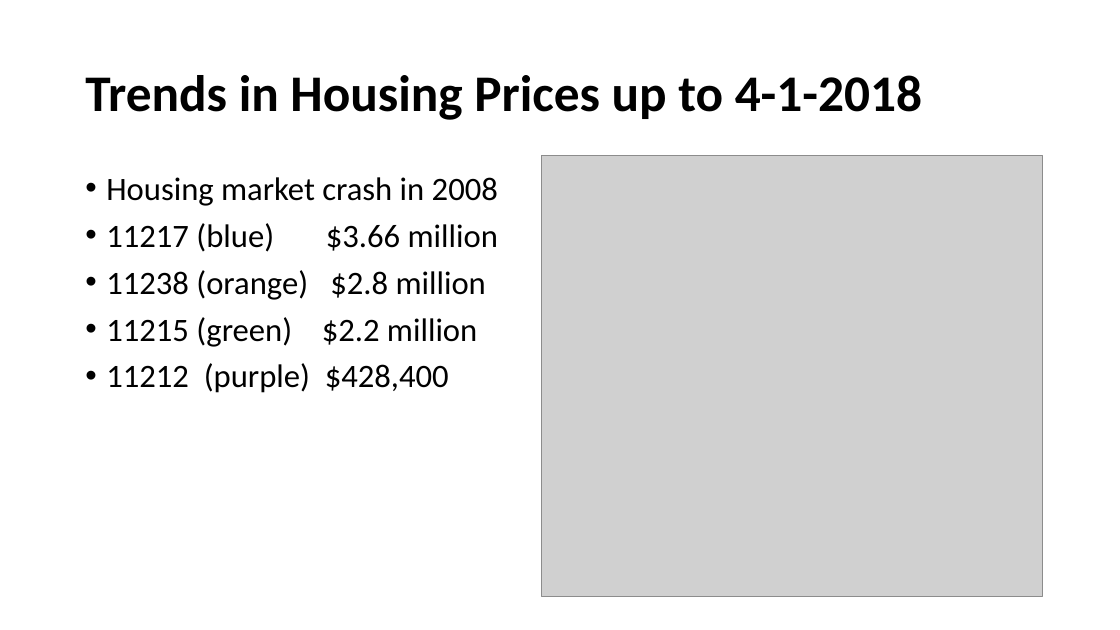
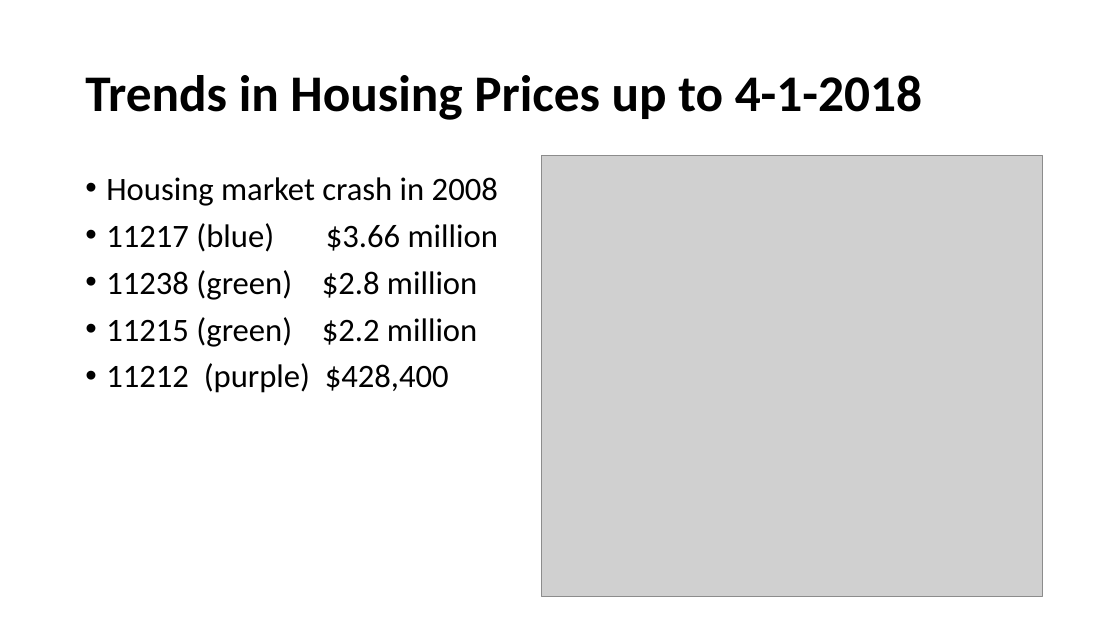
Before and after one commit to davidrtorres/Model-4-Brooklyn-Real-Estate-Investment, a slide deck: slide 4 of zillow_ts.pptx. Drawn at 1120x630 pixels with LibreOffice and Linux fonts; fonts in the diff are those of the drawing; grey boxes stand for pictures. Boxes give left, top, right and bottom in pixels: in the first picture for what was removed or moved away, otherwise in the second. Text is boxed around its words. In the diff, an @@ line names an element or a change of style, - is before the commit and + after.

```diff
--- a/zillow_ts.pptx
+++ b/zillow_ts.pptx
@@ text at [106,270,477,300]: text changed @@
-• 11238 (orange) $2.8 million
+• 11238 (green) $2.8 million
```
Also in this commit, not shown: 2 other files.
